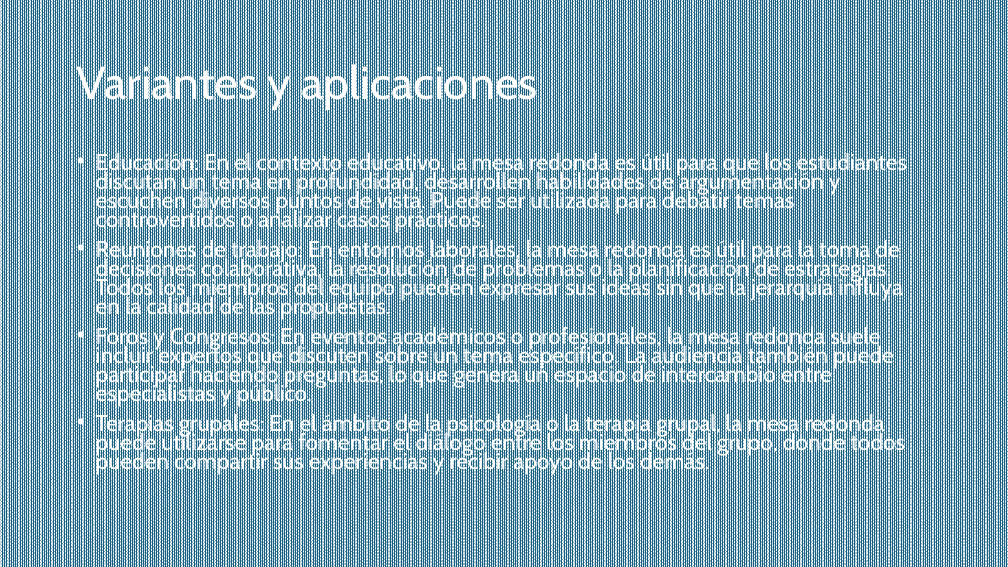
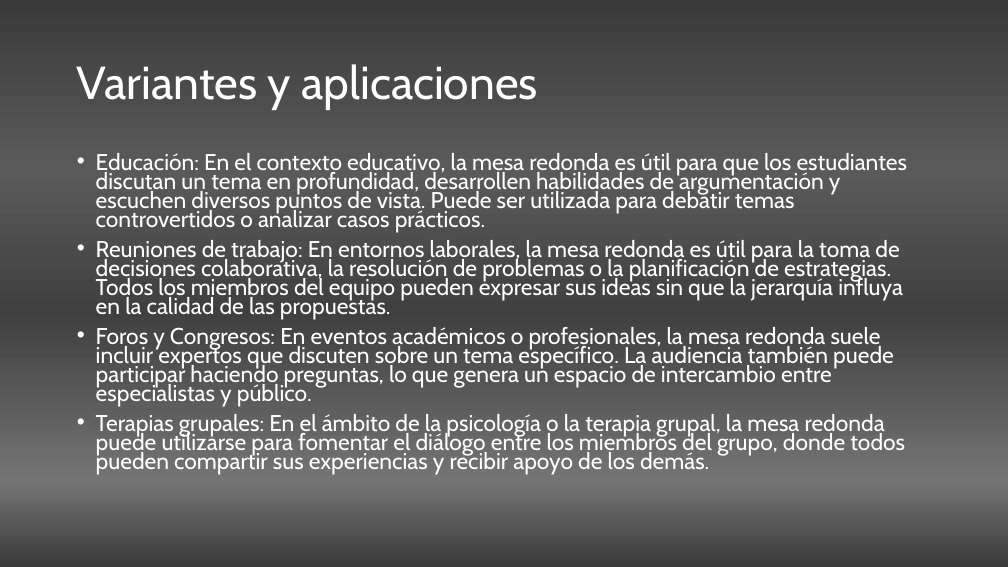
Before and after one commit to Clashroyalo5/clashroyalo5.github.io, a slide deck: slide 5 of colegio/lengua/tecnicas-grupales-expo/Técnicas Grupales.pptx. Drawn at 1008x567 pixels with LibreOffice and Linux fonts; fonts in the diff are those of the drawing. Boxes give left, top, right and bottom in pixels: in the first picture for what was removed or moved away, otherwise in the second. Text is boxed around its words. In the diff, an @@ line names an element or a change of style, - is before the commit and + after.

```diff
--- a/colegio/lengua/tecnicas-grupales-expo/Técnicas Grupales.pptx
+++ b/colegio/lengua/tecnicas-grupales-expo/Técnicas Grupales.pptx
@@ background pattern #156082 on #FFFFFF to gradient #3A3A3A to #5A5A5A to #404040 to #747474 @@
```
Also in this commit, not shown: 5 other slides changed, 1 slide removed.
